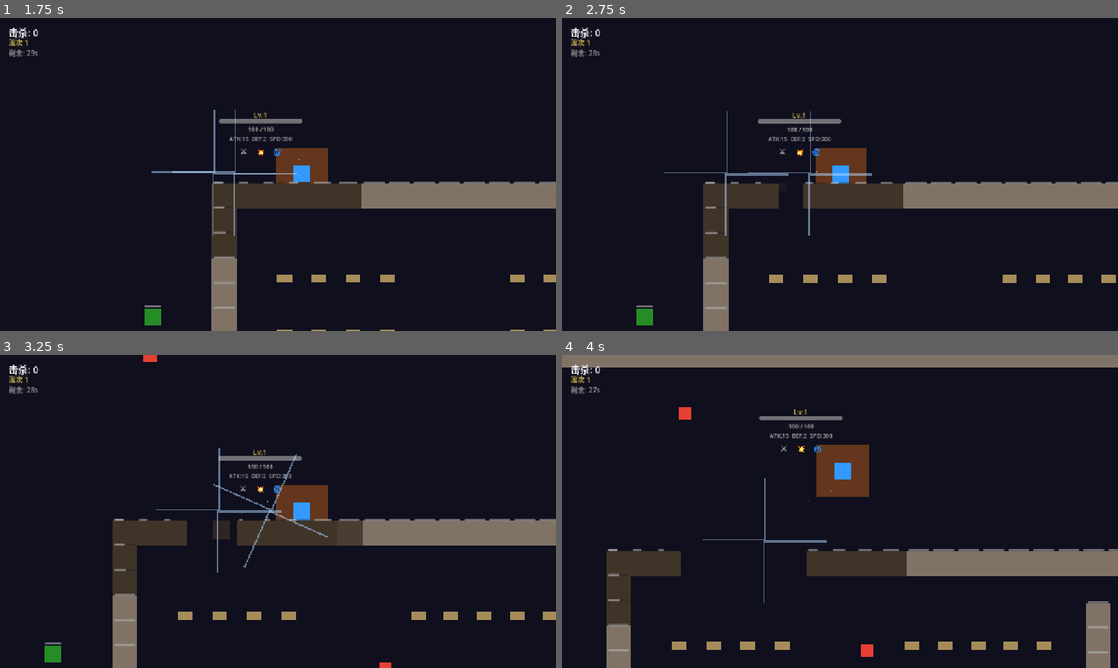
Above: before the commit, frames 1-4 (two rows, left to right).
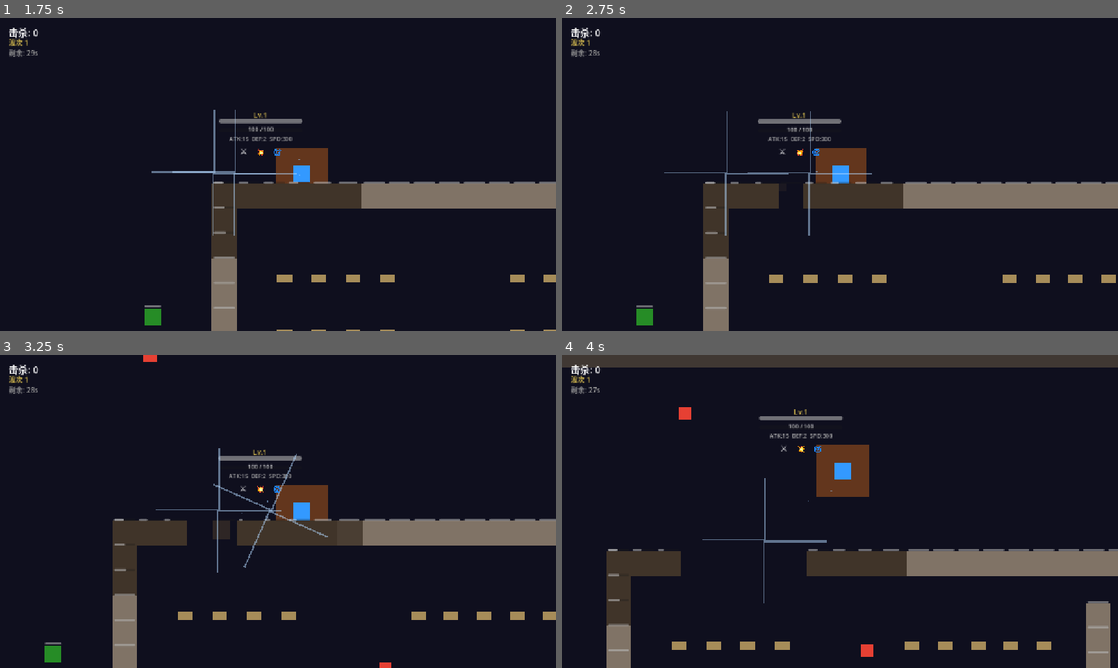
Above: after the commit, the same moments.

Repository: HenruiC/Starforge
Game: Godot game, scene res://scenes/main.tscn
Two runs of this game, one before a commit and one after it. Both use one fixed random seed, a clock stepped at 60 frames per second and the inputs below.
Inputs:
- Up to frame 1 (1.75 s): click "剑士 近战专精，旋风斩清场" at 0.5 s; tap Enter at 1.25 s; hold D (move_right) from 1.28 s (still down)
- Up to frame 2 (2.75 s): release D (move_right) at 2.03 s; hold S (move_down) from 2.03 s (still down)
- Up to frame 3 (3.25 s): release S (move_down) at 2.78 s; hold D (move_right) from 2.78 s (still down)
- Up to frame 4 (4 s): release D (move_right) at 3.53 s; hold W (move_up) from 3.53 s (still down)

Frame 1 is identical in both runs. In frame 2, 0.1% of the frame differs, in the area x 29-56%, y 50-51%; in frame 3, less than 0.1%; in frame 4, 4.0%, in the area x 0-100%, y 0-4%.

Commit message:
Cycle 1: 不可破坏边界 + 宫崎英高地图分层 + QA通过
- 边界系统: indestructible旗帜, 不可破坏墙火花反弹不掉血
- 边界围墙: 深色+红色顶线视觉区分, 999HP标记
- 地图五层结构: 边界/教学楼/教室/走廊/操场
- 区域标注: 教学楼/操场·安全区/校门·副本入口
- 宫崎设计: 边界=世界尽头, 安全区=希望, 走廊=迷宫
- 修复: HealthBar可选化(边界无血条)

QA验收: 编译通过, 边界不可破坏✓, 普通墙壁可破坏✓

Co-Authored-By: Claude Opus 4.7 <noreply@anthropic.com>

Diff:
--- /dev/null
+++ b/scenes/boundary.tscn
@@ -0,0 +1,33 @@
+[gd_scene load_steps=3 format=3]
+
+[ext_resource type="Script" path="res://scripts/destructible.gd" id="1_script"]
+
+[sub_resource type="RectangleShape2D" id="Rect_bound"]
+size = Vector2(48, 48)
+
+[node name="Boundary" type="StaticBody2D" groups=["destructible"]]
+collision_layer = 8
+collision_mask = 0
+script = ExtResource("1_script")
+object_name = "边界围墙"
+max_health = 999
+drop_xp = 0
+indestructible = true
+object_color = Color(0.25, 0.22, 0.2, 1.0)
+
+[node name="Sprite" type="ColorRect" parent="."]
+offset_left = -24.0
+offset_top = -24.0
+offset_right = 24.0
+offset_bottom = 24.0
+color = Color(0.25, 0.22, 0.2, 1.0)
+
+[node name="TopLine" type="ColorRect" parent="."]
+offset_left = -24.0
+offset_top = -24.0
+offset_right = 24.0
+offset_bottom = -20.0
+color = Color(0.5, 0.1, 0.1, 0.8)
+
+[node name="CollisionShape2D" type="CollisionShape2D" parent="."]
+shape = SubResource("Rect_bound")
--- a/scripts/destructible.gd
+++ b/scripts/destructible.gd
@@ -5,11 +5,12 @@
 @export var drop_xp: int = 25
 @export var object_name: String = "树"
 @export var object_color: Color = Color(0.15, 0.55, 0.15)
+@export var indestructible: bool = false
 
 var _health: int = 20
 
 @onready var sprite: ColorRect = $Sprite
-@onready var hp_bar: ProgressBar = $HealthBar
+@onready var hp_bar: ProgressBar = $HealthBar if has_node("HealthBar") else null
 
 func _ready() -> void:
 	_health = max_health
@@ -17,6 +18,10 @@
 	add_to_group("destructible")
 
 func take_damage(amount: int) -> void:
+	if indestructible:
+		# 不可破坏物只播放弹回火花，不掉血
+		CombatFeedback.hit_particles(global_position, 3, Color(0.7, 0.7, 0.7))
+		return
 	_health = max(_health - amount, 0)
 	_update_hp()
 
@@ -49,6 +54,7 @@
 	t.chain().tween_callback(queue_free)
 
 func _update_hp() -> void:
+	if hp_bar == null: return
 	var ratio: float = float(_health) / float(max_health) * 100.0
 	hp_bar.value = ratio
 	hp_bar.visible = ratio < 100.0
--- a/scripts/map_school.gd
+++ b/scripts/map_school.gd
@@ -1,15 +1,16 @@
 class_name MapSchool
 extends Node2D
 
-# 学校副本地图 — 关卡策划+陶德监修
-# 区域: 教室/走廊/操场/校门
-# 可破坏物类型: 墙壁(阻挡)/门(可通行)/窗(弹幕穿透)/课桌(可穿过)
+# 学校副本 — 天赋猎人·第一试炼
+# 设计: 宫崎英高 / 监修: 陶德·霍华德 / 氛围: 小岛秀夫
+# 参考: 黑暗之魂不死院 / 吸血鬼幸存者疯狂森林 / 全球废土(爽文)
 
 const TILE := 48
 const MAP_W := 3200
 const MAP_H := 2400
 
 var _wall_prefab: PackedScene = preload("res://scenes/wall.tscn")
+var _boundary_prefab: PackedScene = preload("res://scenes/boundary.tscn")
 var _door_prefab: PackedScene = preload("res://scenes/door.tscn")
 var _desk_prefab: PackedScene = preload("res://scenes/desk.tscn")
 var _tree_prefab: PackedScene = preload("res://scenes/destructible.tscn")
@@ -18,27 +19,26 @@
 	_build_school()
 
 func _build_school() -> void:
-	# === 外围围墙 ===
-	_draw_rect_walls(0, 0, MAP_W, MAP_H)
+	# ===== 第一层: 不可破坏边界 (宫崎设计: 世界的尽头) =====
+	_draw_boundary_rect(0, 0, MAP_W, MAP_H)
 
-	# === 教学楼 (中央偏上) ===
+	# ===== 第二层: 教学楼 (中央偏上) =====
 	var bx := 600; var by := 400
 	var bw := 2000; var bh := 1200
 
-	# 教学楼外墙 (每隔一段留门口)
-	_draw_wall_line(bx, by, bx + bw, by)       # 上
-	_draw_wall_line(bx, by, bx, by + bh)       # 左
-	_draw_wall_line(bx, by + bh, bx + bw, by + bh)  # 下
-	_draw_wall_line(bx + bw, by, bx + bw, by + bh)  # 右
+	# 教学楼外墙 (普通墙壁, 可破坏, 150HP)
+	_draw_wall_line(bx, by, bx + bw, by)
+	_draw_wall_line(bx, by, bx, by + bh)
+	_draw_wall_line(bx, by + bh, bx + bw, by + bh)
+	_draw_wall_line(bx + bw, by, bx + bw, by + bh)
 
-	# 正门 (下墙中间)
+	# 正门(下墙中间)
 	_place_door(bx + bw / 2, by + bh)
 
-	# === 内部走廊 (十字形) ===
 	var mid_x := bx + bw / 2
 	var mid_y := by + bh / 2
 
-	# 水平走廊墙
+	# 内部走廊
 	_draw_wall_line(bx + 100, mid_y - 80, bx + 400, mid_y - 80)
 	_draw_wall_line(bx + 600, mid_y - 80, bx + 900, mid_y - 80)
 	_draw_wall_line(bx + 1100, mid_y - 80, bx + 1400, mid_y - 80)
@@ -48,21 +48,20 @@
 	_draw_wall_line(bx + 1100, mid_y + 80, bx + 1400, mid_y + 80)
 	_draw_wall_line(bx + 1600, mid_y + 80, bx + bw - 100, mid_y + 80)
 
-	# 垂直走廊墙
 	_draw_wall_line(mid_x - 80, by + 100, mid_x - 80, mid_y - 100)
 	_draw_wall_line(mid_x + 80, by + 100, mid_x + 80, mid_y - 100)
 	_draw_wall_line(mid_x - 80, mid_y + 100, mid_x - 80, by + bh - 100)
 	_draw_wall_line(mid_x + 80, mid_y + 100, mid_x + 80, by + bh - 100)
 
-	# 教室门 (走廊→教室)
-	_place_door(bx + 250, mid_y - 80)   # 左上教室
-	_place_door(bx + 750, mid_y - 80)   # 中上教室
-	_place_door(bx + 1250, mid_y - 80)  # 右上教室
-	_place_door(bx + 250, mid_y + 80)   # 左下教室
-	_place_door(bx + 750, mid_y + 80)   # 中下教室
-	_place_door(bx + 1250, mid_y + 80)  # 右下教室
+	# 教室门
+	_place_door(bx + 250, mid_y - 80)
+	_place_door(bx + 750, mid_y - 80)
+	_place_door(bx + 1250, mid_y - 80)
+	_place_door(bx + 250, mid_y + 80)
+	_place_door(bx + 750, mid_y + 80)
+	_place_door(bx + 1250, mid_y + 80)
 
-	# === 教室内课桌 ===
+	# ===== 第三层: 教室内课桌 =====
 	_place_desks_in_room(bx + 50, by + 50, bx + 380, mid_y - 120, 4, 3)
 	_place_desks_in_room(bx + 500, by + 50, bx + 880, mid_y - 120, 5, 3)
 	_place_desks_in_room(bx + 1000, by + 50, bx + 1380, mid_y - 120, 5, 3)
@@ -70,26 +69,34 @@
 	_place_desks_in_room(bx + 500, mid_y + 120, bx + 880, by + bh - 50, 5, 3)
 	_place_desks_in_room(bx + 1000, mid_y + 120, bx + 1380, by + bh - 50, 5, 3)
 
-	# === 操场 (建筑物外部) ===
+	# ===== 第四层: 操场 (陶德: 自由探索空间) =====
 	_place_trees_around(bx - 200, by + bh + 100, bw + 400, MAP_H - (by + bh) - 200, 8)
 	_place_trees_around(bx + bw + 100, by, MAP_W - (bx + bw) - 200, bh, 5)
 	_place_trees_around(100, by, bx - 200, bh, 5)
 
-	# 校门(下围墙中间)
-	_place_door(MAP_W / 2, MAP_H)
+	# ===== 第五层: 区域标注 (宫崎: 让玩家理解空间) =====
+	_add_zone_label(bx + bw / 2, by + bh / 2, "教学楼", Color(0.8, 0.7, 0.3))
+	_add_zone_label(bx + bw / 2, by + bh + 150, "操场 · 安全区", Color(0.3, 0.8, 0.3))
+	_add_zone_label(MAP_W / 2, MAP_H - 40, "校门 · 副本入口", Color(0.5, 0.5, 0.5))
 
-func _draw_rect_walls(x1: float, y1: float, x2: float, y2: float) -> void:
-	# 四周有间隙的围墙(四角留空做入口感)
-	var gap := 120
-	# 上
-	_draw_wall_line(x1 + gap, y1, x2 - gap, y1)
-	# 下 (中间留大门)
-	_draw_wall_line(x1, y2, MAP_W / 2 - 80, y2)
-	_draw_wall_line(MAP_W / 2 + 80, y2, x2, y2)
-	# 左
-	_draw_wall_line(x1, y1 + gap, x1, y2 - gap)
-	# 右
-	_draw_wall_line(x2, y1 + gap, x2, y2 - gap)
+func _draw_boundary_rect(x1: float, y1: float, x2: float, y2: float) -> void:
+	_draw_boundary_line(x1, y1, x2, y1)     # 上
+	_draw_boundary_line(x1, y1, x1, y2)     # 左
+	_draw_boundary_line(x1, y2, x2, y2)     # 下
+	_draw_boundary_line(x2, y1, x2, y2)     # 右
+
+func _draw_boundary_line(x1: float, y1: float, x2: float, y2: float) -> void:
+	var dist := Vector2(x2 - x1, y2 - y1).length()
+	var dir := Vector2(x2 - x1, y2 - y1).normalized()
+	var step := TILE
+	var pos := Vector2(x1, y1)
+	var traveled := 0.0
+	while traveled < dist:
+		var b := _boundary_prefab.instantiate()
+		b.global_position = pos
+		add_child(b)
+		pos += dir * step
+		traveled += step
 
 func _draw_wall_line(x1: float, y1: float, x2: float, y2: float) -> void:
 	var dist := Vector2(x2 - x1, y2 - y1).length()
@@ -97,7 +104,6 @@
 	var step := TILE
 	var pos := Vector2(x1, y1)
 	var traveled := 0.0
-
 	while traveled < dist:
 		var w := _wall_prefab.instantiate()
 		w.global_position = pos
@@ -127,3 +133,13 @@
 		t.object_color = Color(0.15, 0.55, 0.15, 1.0)
 		t.global_position = Vector2(randf_range(x, x + w), randf_range(y, y + h))
 		add_child(t)
+
+func _add_zone_label(x: float, y: float, text: String, color: Color) -> void:
+	var label := Label.new()
+	label.text = text
+	label.add_theme_font_size_override("font_size", 18)
+	label.add_theme_color_override("font_color", color)
+	label.horizontal_alignment = HORIZONTAL_ALIGNMENT_CENTER
+	label.position = Vector2(x - 120, y - 12)
+	label.size = Vector2(240, 24)
+	add_child(label)
